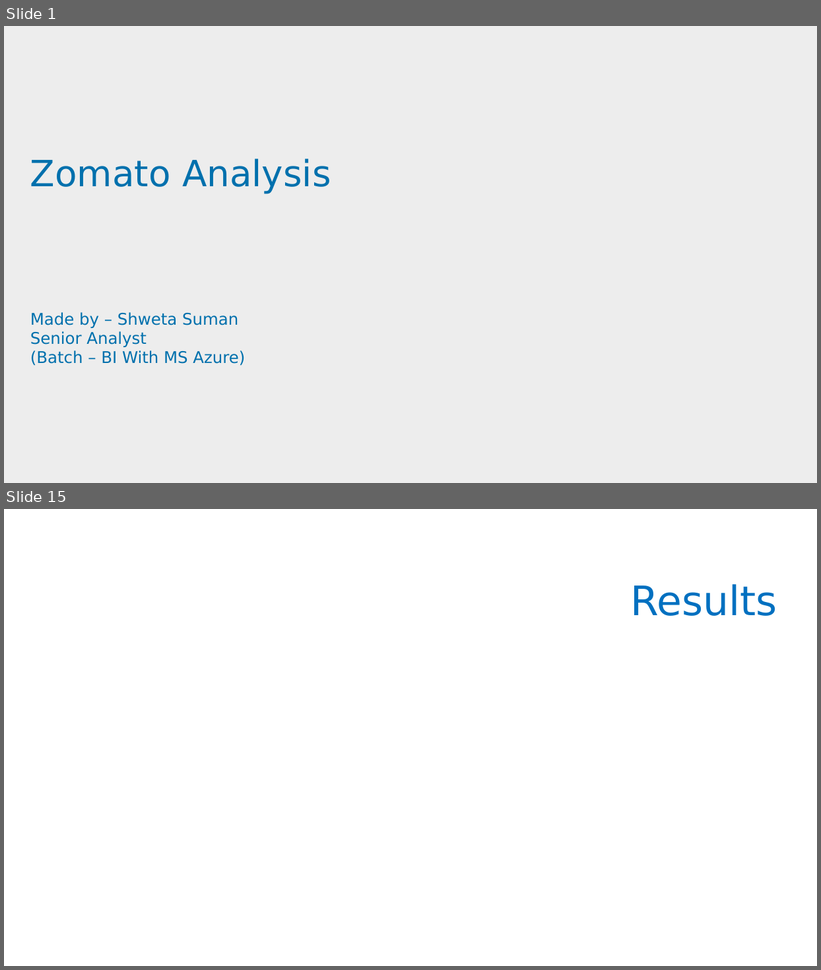
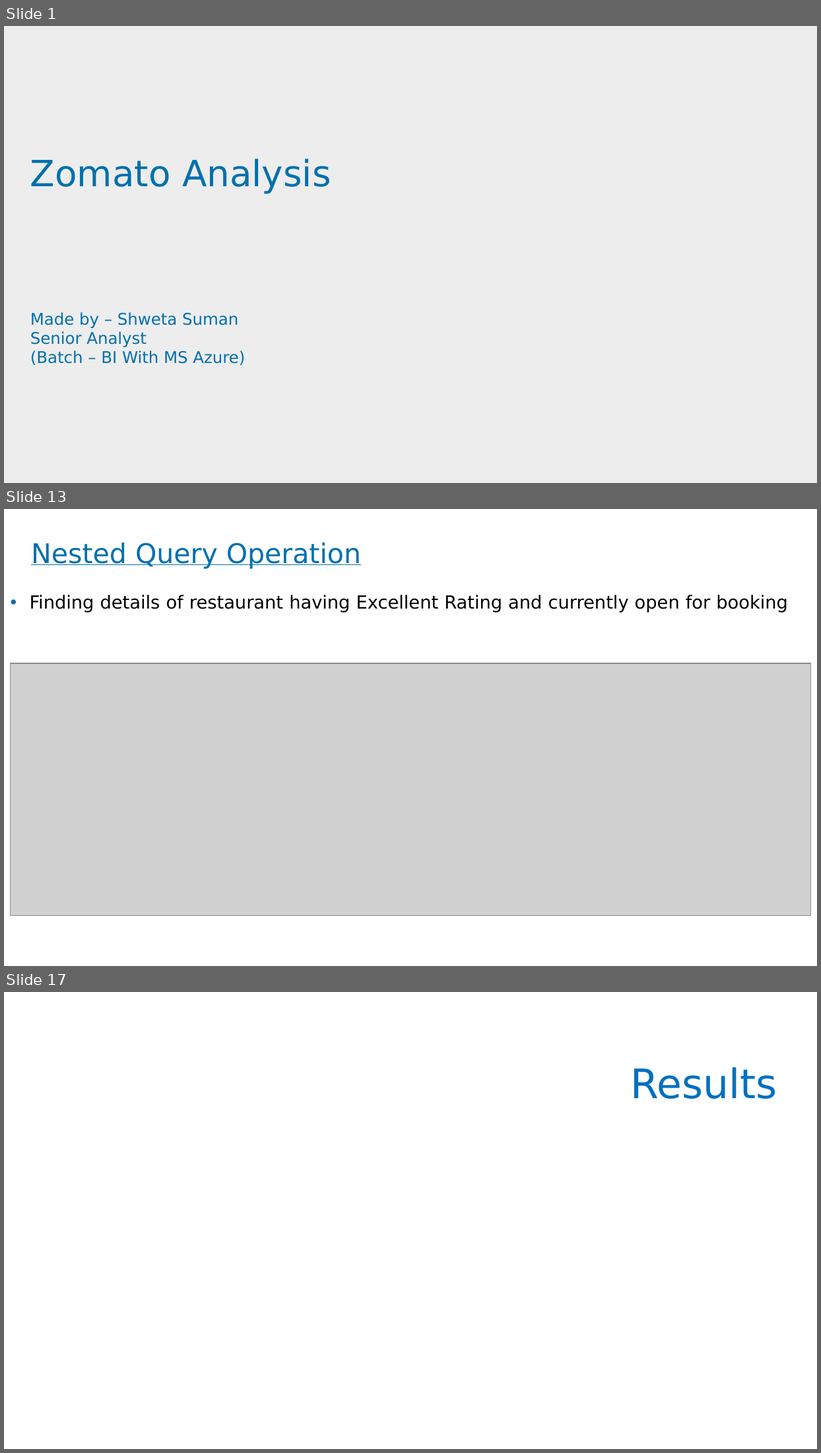
Before and after one commit to shwetasuman1/suttu, a slide deck: projectzomato (3).pptx. Shown one above the other, each under a label of ours: slides 1 and 15 before the commit, slides 1, 13 and 17 after it; the slides between them are not shown. The pictures are 821x970 and 821x1453 pixels, drawn with LibreOffice and Linux fonts; fonts in the diff are those of the drawing; grey boxes stand for pictures; background and template pictures are left out. Boxes give left, top, right and bottom in pixels: in the first picture for what was removed or moved away, otherwise in the second. Text is boxed around its words. In the diff, an @@ line names an element or a change of style, - is before the commit and + after.

```diff
--- a/projectzomato (3).pptx
+++ b/projectzomato (3).pptx
@@ slide 13 added at <box>4,509,817,966</box>, background #FFFFFF @@
@@ title added at <box>31,542,361,569</box>, 24 pt, text #0070AD, underline @@
+Nested Query Operation
@@ text added at <box>30,595,788,613</box>, 16 pt, text #000000 @@
+• Finding details of restaurant having Excellent Rating and currently open for booking
@@ picture added at <box>11,663,811,916</box> @@
@@ what was slide 15 is now slide 17 @@
```
Also in this commit, not shown: 10 slides changed, 4 other slides added, 3 slides removed.
